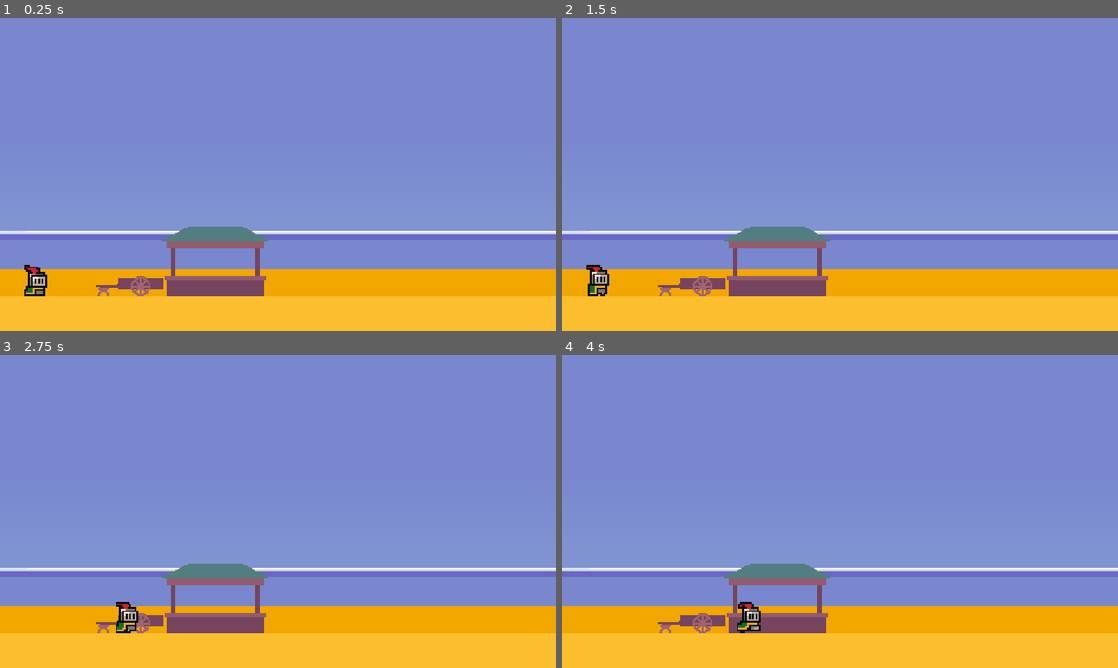
Above: before the commit, frames 1-4 (two rows, left to right).
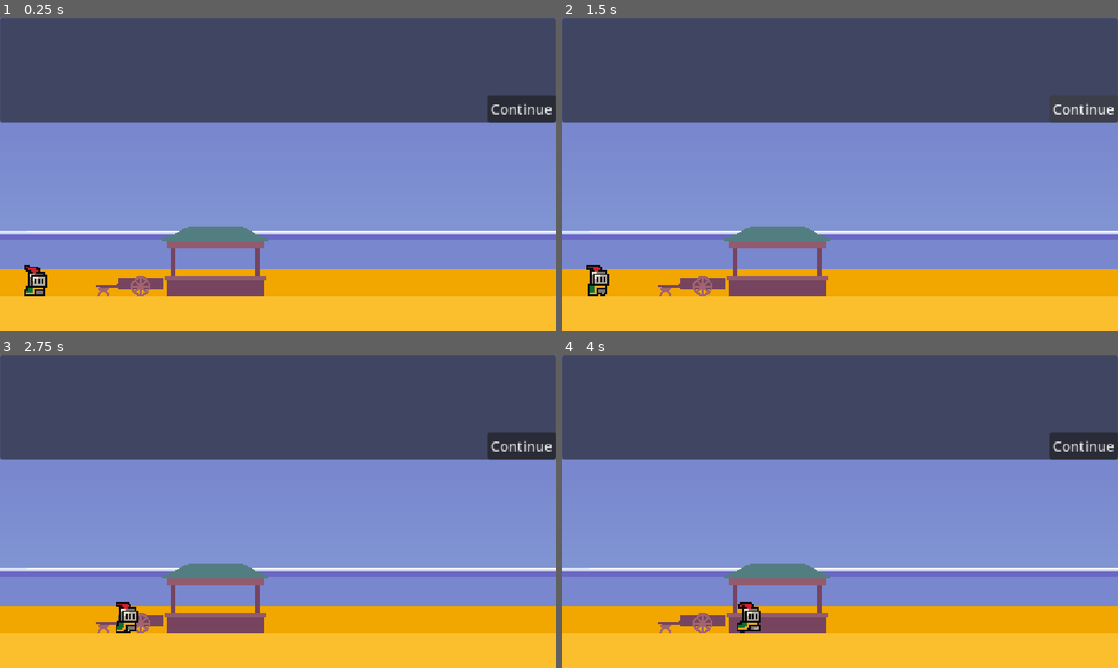
Above: after the commit, the same moments.

Repository: CorbinGrosso/Lunch-on-Sunpetal-Island
Game: Godot game, scene res://scenes/scene_controller.tscn
The game is run twice, just before and just after one commit, with the same random seed, the same clock (stepped at 60 frames per second) and the same inputs.
Inputs (mouse positions are in pixels of both pictures, inside the frame that each line leads up to):
- Up to frame 1 (0.25 s): no input
- Up to frame 2 (1.5 s): click (1084, 108) at 0.5 s, where only the run after the commit has a clickable "Continue"; click (1084, 108) at 1.25 s, where only the run after the commit has a clickable "Continue"
- Up to frame 3 (2.75 s): tap Enter (ui_accept) at 2, 2.27 s; move the mouse to (400, 495) at 2.02 s; hold D (move_right) from 2.03 s (still down); click (400, 495) at 2.17 s
- Up to frame 4 (4 s): release D (move_right) at 2.75 s; drag from (728, 527) to (573, 605) at 2.77 s; tap Enter (ui_accept) at 3.5 s; move the mouse to (895, 442) at 3.52 s; hold D (move_right) from 3.53 s (still down)

The runs differ from the first frame. In frame 1, 34% of the frame differs, in the area x 0-100%, y 0-34%; in frame 2, 34%; in frame 3, 34%; in frame 4, 34%.

Commit message:
Dialogue system is set up. Nothing currently triggers it.

Diff:
--- a/scenes/scene_controller.tscn
+++ b/scenes/scene_controller.tscn
@@ -3,6 +3,7 @@
 [ext_resource type="Script" uid="uid://6ynco1e784vp" path="res://scripts/scene_controller.gd" id="1_e8btk"]
 [ext_resource type="PackedScene" uid="uid://b5uos72yey5el" path="res://scenes/bento_stand.tscn" id="2_fwhu6"]
 [ext_resource type="PackedScene" uid="uid://cyevxss2r8byw" path="res://scenes/player.tscn" id="3_fwhu6"]
+[ext_resource type="Script" uid="uid://cdl4rjyqq2hnx" path="res://scripts/dialog.gd" id="4_rcfrh"]
 
 [sub_resource type="Animation" id="Animation_rcfrh"]
 length = 0.001
@@ -55,6 +56,60 @@
 &"fade_out": SubResource("Animation_1y38p")
 }
 
+[sub_resource type="Theme" id="Theme_c3ohr"]
+default_font_size = 32
+
+[sub_resource type="Animation" id="Animation_fwhu6"]
+length = 0.001
+tracks/0/type = "bezier"
+tracks/0/imported = false
+tracks/0/enabled = true
+tracks/0/path = NodePath("Dialog:position:y")
+tracks/0/interp = 1
+tracks/0/loop_wrap = true
+tracks/0/keys = {
+"handle_modes": PackedInt32Array(0),
+"points": PackedFloat32Array(0, -0.25, 0, 0.25, 0),
+"times": PackedFloat32Array(0)
+}
+
+[sub_resource type="Animation" id="Animation_ka503"]
+resource_name = "slide_in"
+length = 0.5
+tracks/0/type = "bezier"
+tracks/0/imported = false
+tracks/0/enabled = true
+tracks/0/path = NodePath("Dialog:position:y")
+tracks/0/interp = 1
+tracks/0/loop_wrap = true
+tracks/0/keys = {
+"handle_modes": PackedInt32Array(2, 2),
+"points": PackedFloat32Array(-120, -0.25, 0, 0.25, 0, 0, -0.083333336, -20, 0, 0),
+"times": PackedFloat32Array(0, 0.5)
+}
+
+[sub_resource type="Animation" id="Animation_7kli2"]
+resource_name = "slide_out"
+length = 0.5
+tracks/0/type = "bezier"
+tracks/0/imported = false
+tracks/0/enabled = true
+tracks/0/path = NodePath("Dialog:position:y")
+tracks/0/interp = 1
+tracks/0/loop_wrap = true
+tracks/0/keys = {
+"handle_modes": PackedInt32Array(2, 2),
+"points": PackedFloat32Array(0, 0, 0, 0.083333336, -20, -120, -0.083333336, 0, 0, 0),
+"times": PackedFloat32Array(0, 0.5)
+}
+
+[sub_resource type="AnimationLibrary" id="AnimationLibrary_1mf4q"]
+_data = {
+&"RESET": SubResource("Animation_fwhu6"),
+&"slide_in": SubResource("Animation_ka503"),
+&"slide_out": SubResource("Animation_7kli2")
+}
+
 [node name="SceneController" type="Node" unique_id=278549971]
 script = ExtResource("1_e8btk")
 
@@ -76,5 +131,69 @@
 offset_bottom = 361.0
 color = Color(0, 0, 0, 1)
 
+[node name="UI" type="Node" parent="." unique_id=1137849404]
+
+[node name="Dialog" type="Control" parent="UI" unique_id=1879384657]
+layout_mode = 3
+anchor_right = 1.0
+anchor_bottom = 1.0
+offset_right = -512.0
+offset_bottom = -528.0005
+grow_horizontal = 2
+theme = SubResource("Theme_c3ohr")
+script = ExtResource("4_rcfrh")
+
+[node name="AnimationPlayer" type="AnimationPlayer" parent="UI/Dialog" unique_id=1493809682]
+root_node = NodePath("../..")
+libraries/ = SubResource("AnimationLibrary_1mf4q")
+
+[node name="Box" type="PanelContainer" parent="UI/Dialog" unique_id=565686761]
+layout_mode = 1
+anchors_preset = 15
+anchor_right = 1.0
+anchor_bottom = 1.0
+grow_horizontal = 2
+grow_vertical = 2
+
+[node name="VBoxContainer" type="VBoxContainer" parent="UI/Dialog" unique_id=935824964]
+layout_mode = 1
+anchors_preset = 15
+anchor_right = 1.0
+anchor_bottom = 1.0
+offset_left = 2.0
+offset_top = -9.5
+offset_right = -3.0
+offset_bottom = 9.500732
+grow_horizontal = 2
+grow_vertical = 2
+
+[node name="Speaker" type="Label" parent="UI/Dialog/VBoxContainer" unique_id=958404537]
+layout_mode = 2
+
+[node name="Dialogue" type="RichTextLabel" parent="UI/Dialog/VBoxContainer" unique_id=519231090]
+layout_mode = 2
+theme_override_font_sizes/normal_font_size = 16
+theme_override_font_sizes/bold_font_size = 16
+theme_override_font_sizes/bold_italics_font_size = 16
+theme_override_font_sizes/italics_font_size = 16
+theme_override_font_sizes/mono_font_size = 16
+fit_content = true
+
+[node name="Continue" type="Button" parent="UI/Dialog" unique_id=401408828]
+layout_mode = 1
+anchors_preset = 3
+anchor_left = 1.0
+anchor_top = 1.0
+anchor_right = 1.0
+anchor_bottom = 1.0
+offset_left = -8.0
+offset_top = -8.0
+grow_horizontal = 0
+grow_vertical = 0
+theme_override_font_sizes/font_size = 16
+text = "Continue"
+
 [connection signal="animation_finished" from="AnimationPlayer" to="." method="_on_animation_player_animation_finished"]
 [connection signal="animation_started" from="AnimationPlayer" to="." method="_on_animation_player_animation_started"]
+[connection signal="animation_started" from="UI/Dialog/AnimationPlayer" to="UI/Dialog" method="_on_animation_player_animation_started"]
+[connection signal="pressed" from="UI/Dialog/Continue" to="UI/Dialog" method="_on_continue_pressed"]
--- /dev/null
+++ b/scripts/dialog.gd
@@ -0,0 +1,39 @@
+extends Control
+
+@onready var speaker_label: Label = $VBoxContainer/Speaker
+@onready var dialogue_label: RichTextLabel = $VBoxContainer/Dialogue
+@onready var continue_button: Button = $Continue
+var typing_speed = 20
+var typing_time
+
+# Called when the node enters the scene tree for the first time.
+func _ready():
+	pass # Replace with function body.
+
+# Called every frame. 'delta' is the elapsed time since the previous frame.
+func _physics_process(delta):
+	pass
+
+func display_line(line, speaker = ""):
+	dialogue_label.bbcode_text = line
+	speaker_label.text = speaker
+	dialogue_label.visible_characters = 0
+	typing_time = 0
+	open()
+	while dialogue_label.visible_characters < dialogue_label.get_total_character_count():
+		typing_time += get_process_delta_time()
+		dialogue_label.visible_characters = int(typing_time * typing_speed)
+		await get_tree().process_frame
+	continue_button.grab_focus()
+
+func open():
+	$AnimationPlayer.play("slide_in")
+
+func close():
+	$AnimationPlayer.play("slide_out")
+
+func _on_continue_pressed():
+	if dialogue_label.visible_characters < dialogue_label.get_total_character_count():
+		typing_time = int(dialogue_label.get_total_character_count() / typing_speed + 1)
+	else:
+		close()
--- a/scripts/scene_controller.gd
+++ b/scripts/scene_controller.gd
@@ -7,6 +7,7 @@
 @onready var prev_scene_name
 
 @onready var anim = $AnimationPlayer
+@onready var dialog = $UI/Dialog
 
 # Called when the node enters the scene tree for the first time.
 func _ready():
Binary file added: assets/sprites/placeholder_textbox.png
Not shown, added: assets/sprites/placeholder_textbox.png.import
Not shown, added: scripts/dialog.gd.uid
